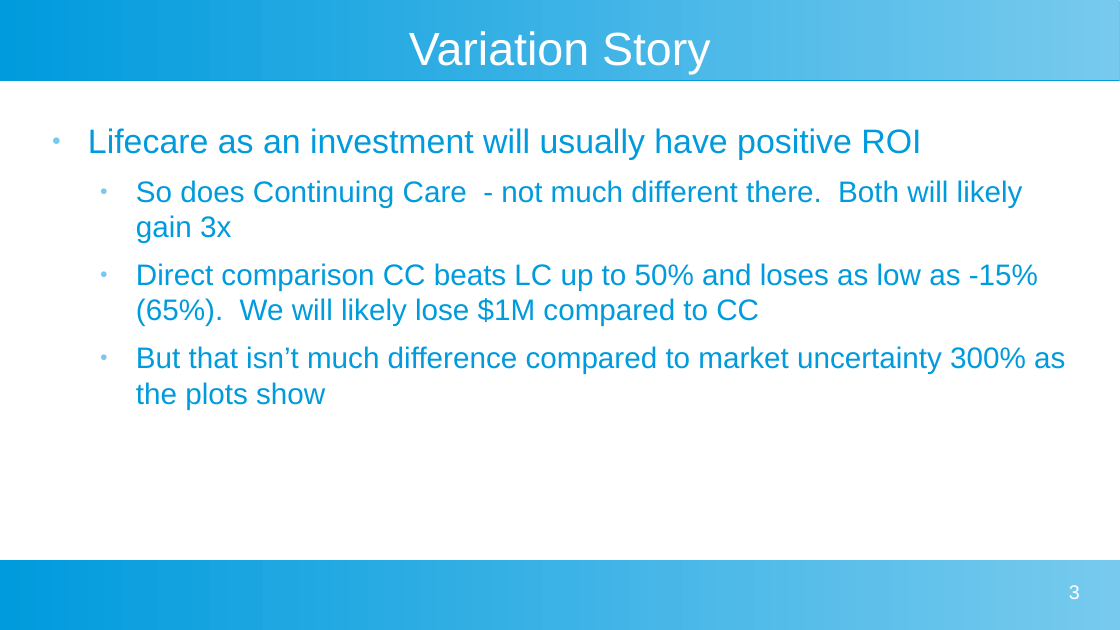
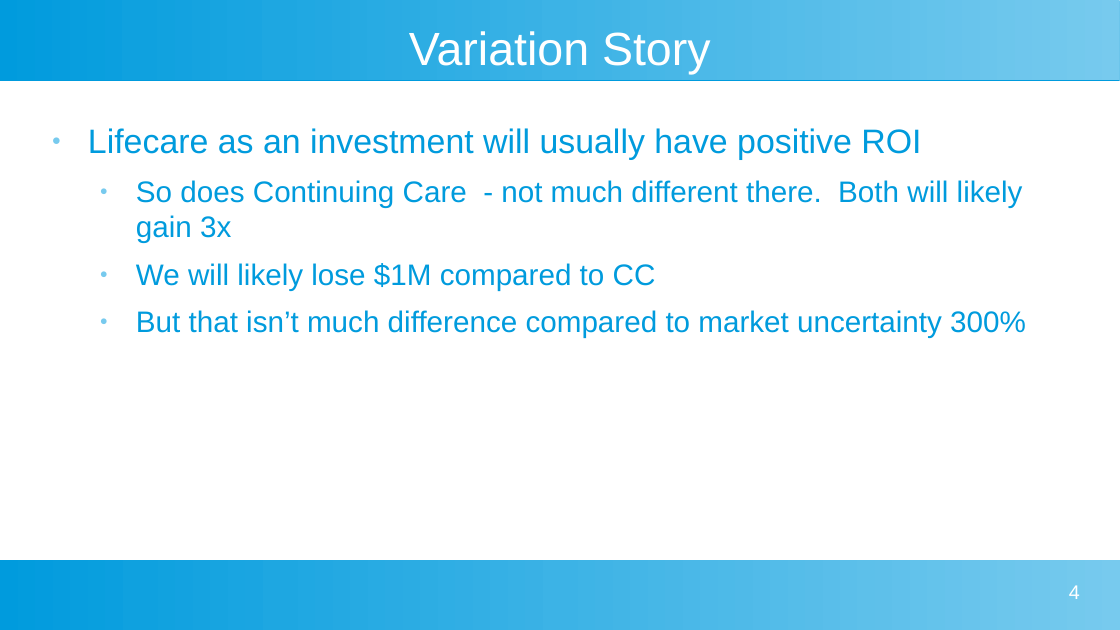
Before and after one commit to davegutz/myLifeSaver, a slide deck: slide 4 of Gutz Evaluation of Taylor Lifecare Advantage.odp (slide 3 before the commit). Drawn at 1120x630 pixels with LibreOffice and Linux fonts; fonts in the diff are those of the drawing. Boxes give left, top, right and bottom in pixels: in the first picture for what was removed or moved away, otherwise in the second. Text is boxed around its words. In the diff, an @@ line names an element or a change of style, - is before the commit and + after.

```diff
--- a/Gutz Evaluation of Taylor Lifecare Advantage.odp
+++ b/Gutz Evaluation of Taylor Lifecare Advantage.odp
@@ text at [136, 263, 1026, 338]: text changed @@
-  ● Direct comparison CC beats LC up to 50% and loses as low as -15% (65%). We will likely lose $1M compared to CC
-  ● But that isn’t much difference compared to market uncertainty 300% as the plots show
+  ● We will likely lose $1M compared to CC
+  ● But that isn’t much difference compared to market uncertainty 300%
@@ page number at [1069, 585, 1080, 599]: text changed @@
-3
+4
```
Also in this commit, not shown: 2 other slides changed, 1 slide added, 2 other files.
